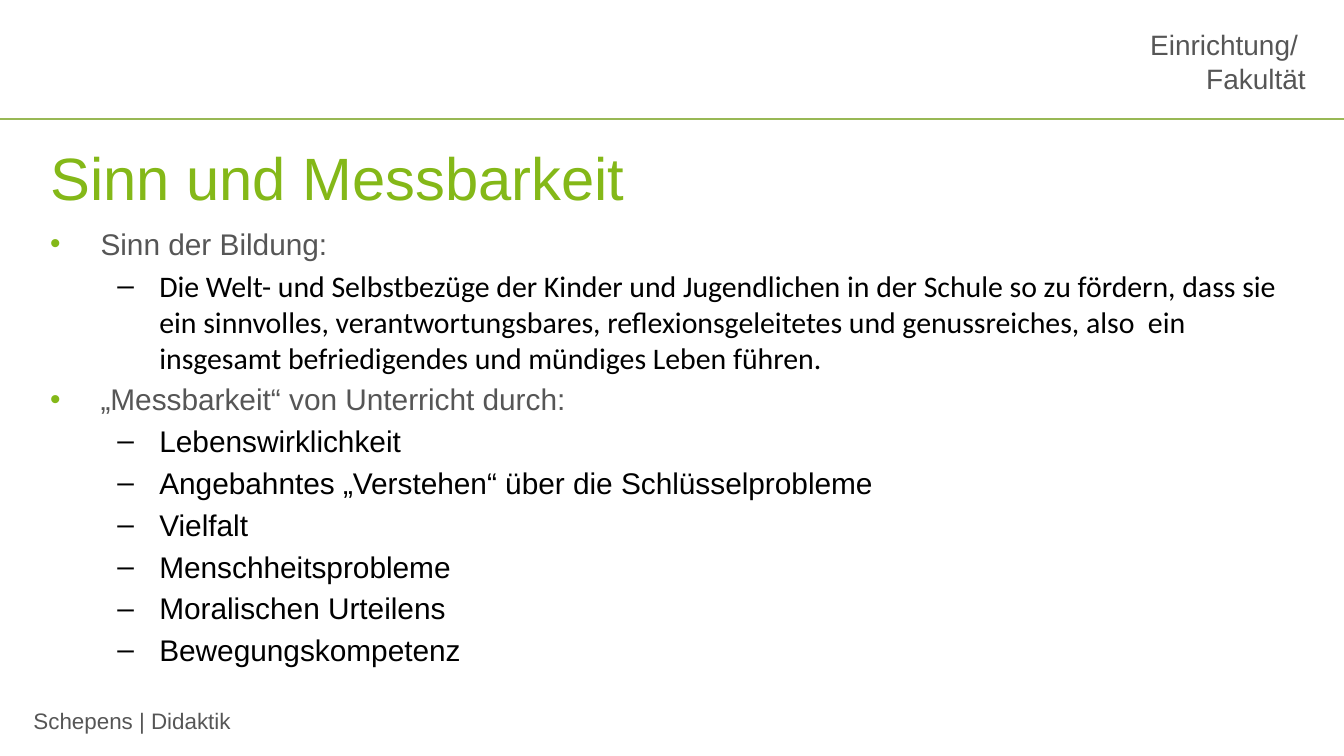
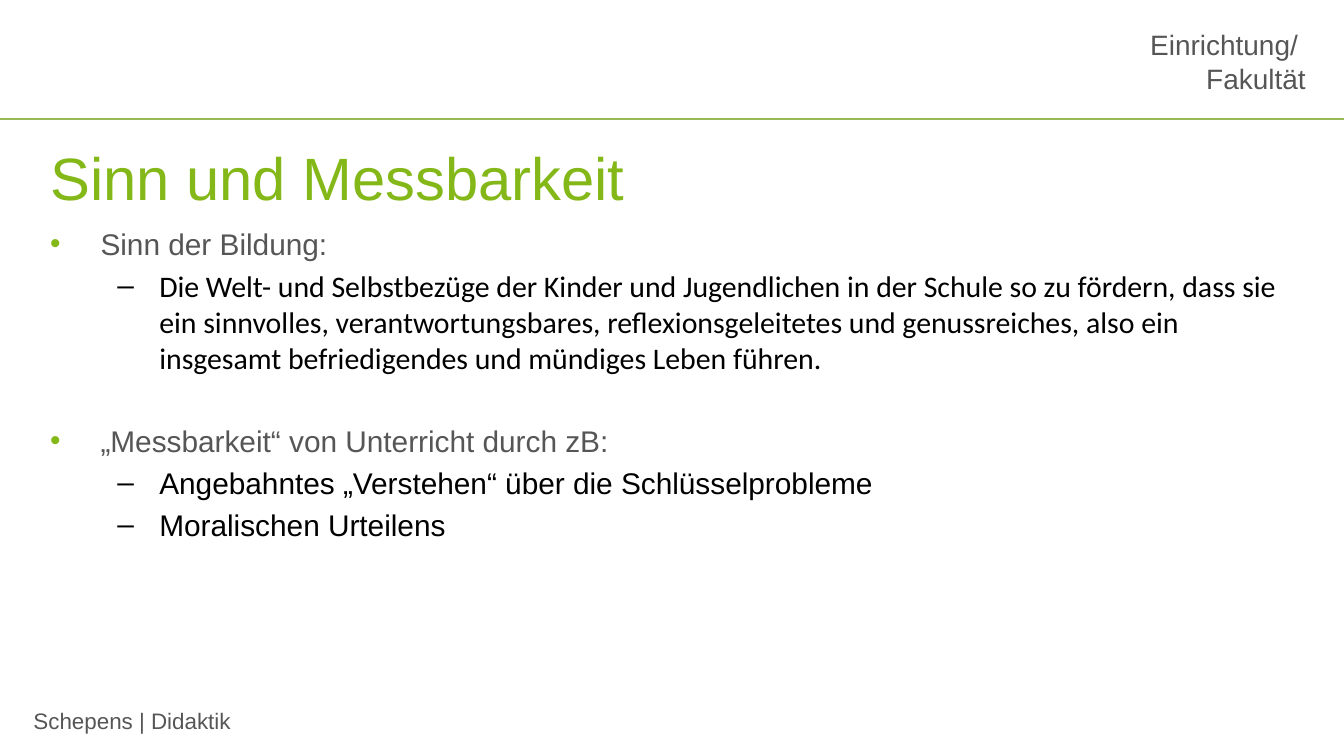
Before and after one commit to jobschepens/didakt21, a slide deck: slide 11 of folien/week7.pptx (slide 10 before the commit). Drawn at 1344x756 pixels with LibreOffice and Linux fonts; fonts in the diff are those of the drawing; background and template pictures are left out. Boxes give left, top, right and bottom in pixels: in the first picture for what was removed or moved away, otherwise in the second. Text is boxed around its words. In the diff, an @@ line names an element or a change of style, - is before the commit and + after.

Commit message:
wy v2

```diff
--- a/folien/week7.pptx
+++ b/folien/week7.pptx
@@ text at <box>101,430,608,456</box>: text changed @@
-• „Messbarkeit“ von Unterricht durch:
-  – Lebenswirklichkeit
+• „Messbarkeit“ von Unterricht durch zB:
@@ text at <box>159,514,450,583</box>: paragraphs removed @@
-  – Vielfalt
-  – Menschheitsprobleme
@@ text at <box>159,639,460,667</box>: paragraph removed @@
-  – Bewegungskompetenz
```
Also in this commit, not shown: 3 other slides changed, 2 slides added.
